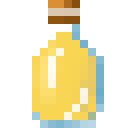
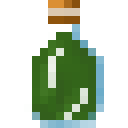
Two versions of the same layered image (128x128). Layer-by-layer changes:
hid "Apple Juice" over (32, 32, 104, 120)
showed "Gross", painted on it over (32, 32, 104, 128)
